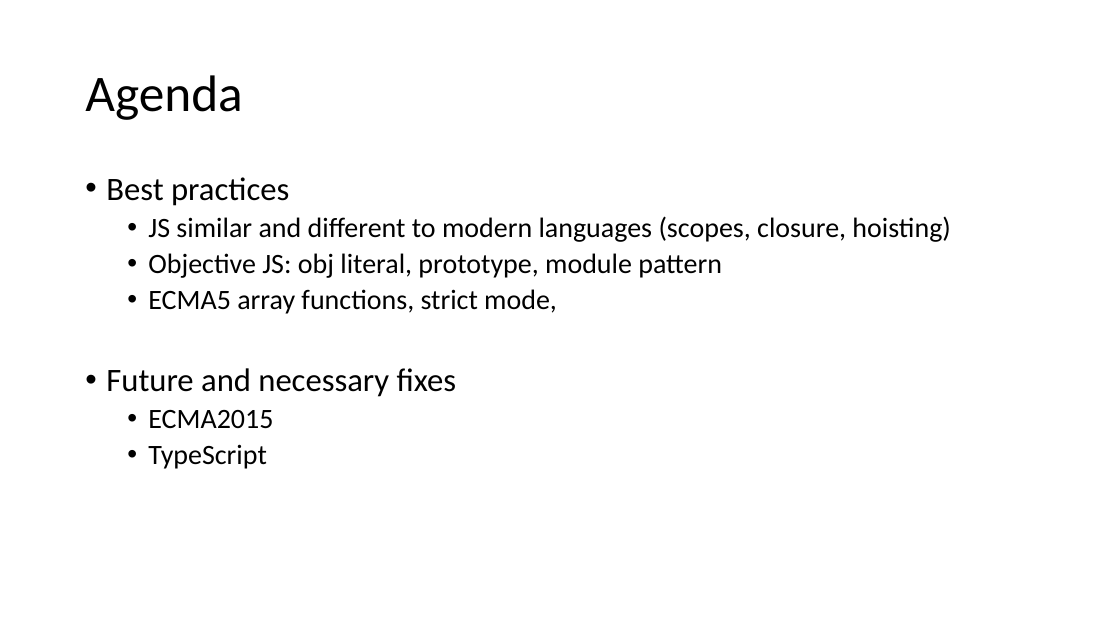
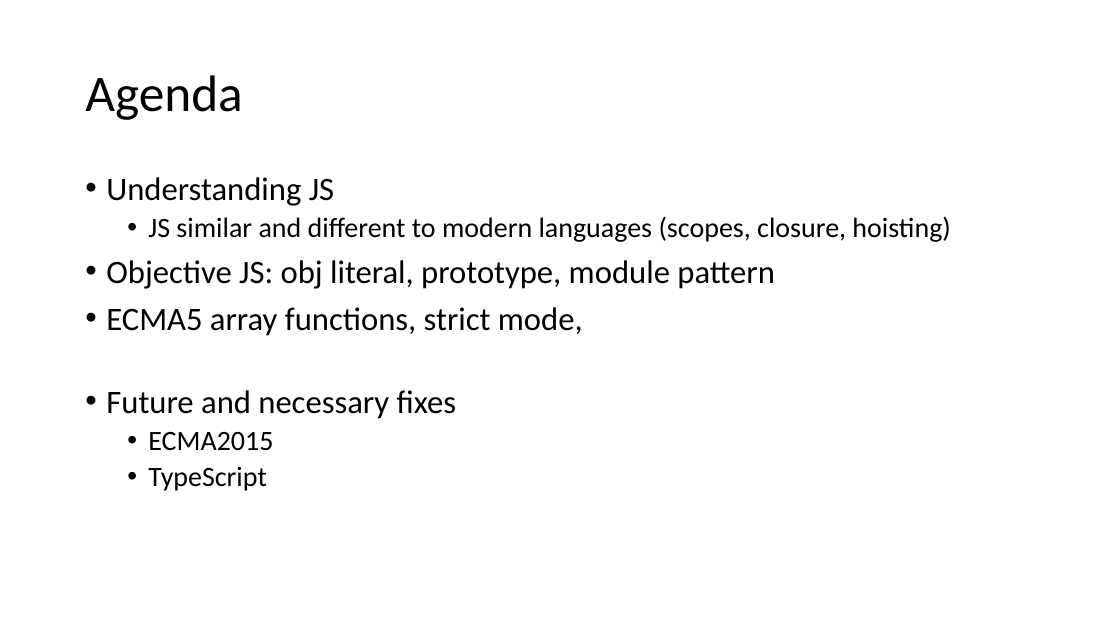
Before and after one commit to dankrz/JsTraining, a slide deck: slide 3 of JsTraining-presentation/JS Training.pptx (slide 2 before the commit). Drawn at 1120x630 pixels with LibreOffice and Linux fonts; fonts in the diff are those of the drawing. Boxes give left, top, right and bottom in pixels: in the first picture for what was removed or moved away, otherwise in the second. Text is boxed around its words. In the diff, an @@ line names an element or a change of style, - is before the commit and + after.

```diff
--- a/JsTraining-presentation/JS Training.pptx
+++ b/JsTraining-presentation/JS Training.pptx
@@ text at <box>106,177,334,206</box>: text changed @@
-• Best practices
+• Understanding JS
@@ text at <box>106,260,775,336</box>: size 24 to 28 pt in "Objective JS: obj literal, prototype, module pattern", "ECMA5 array functions, strict mode,"; list level 2 to 1 in "Objective JS: obj literal, prototype, ..."; list level 2 to 1 in "ECMA5 array functions, strict mode," @@
```
Also in this commit, not shown: 6 other slides changed, 4 slides added, 2 slides removed, 6 other files.
